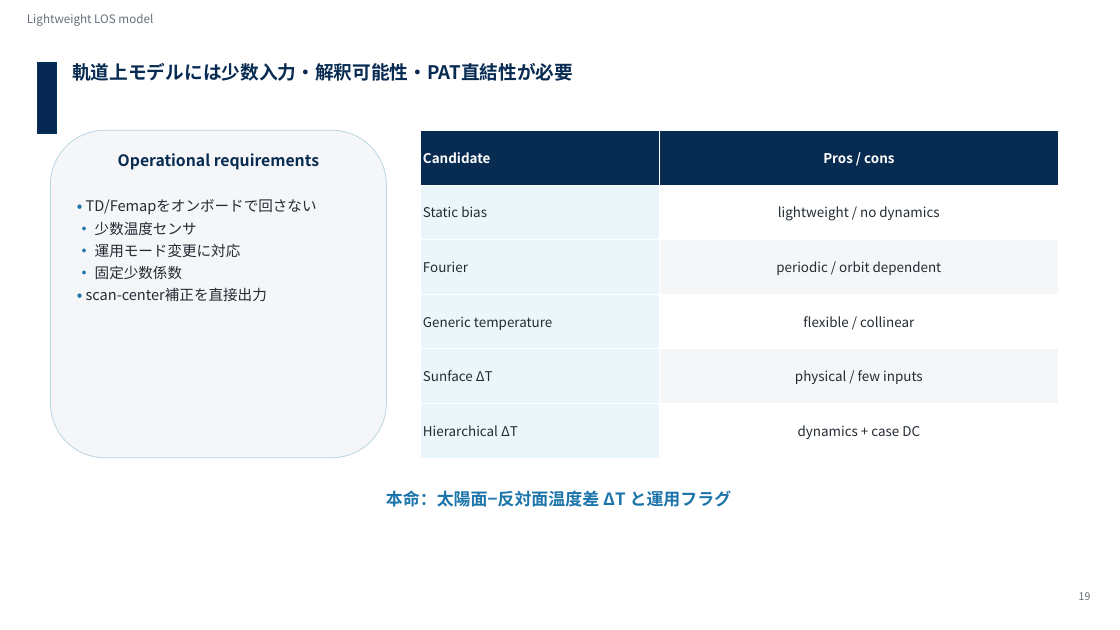
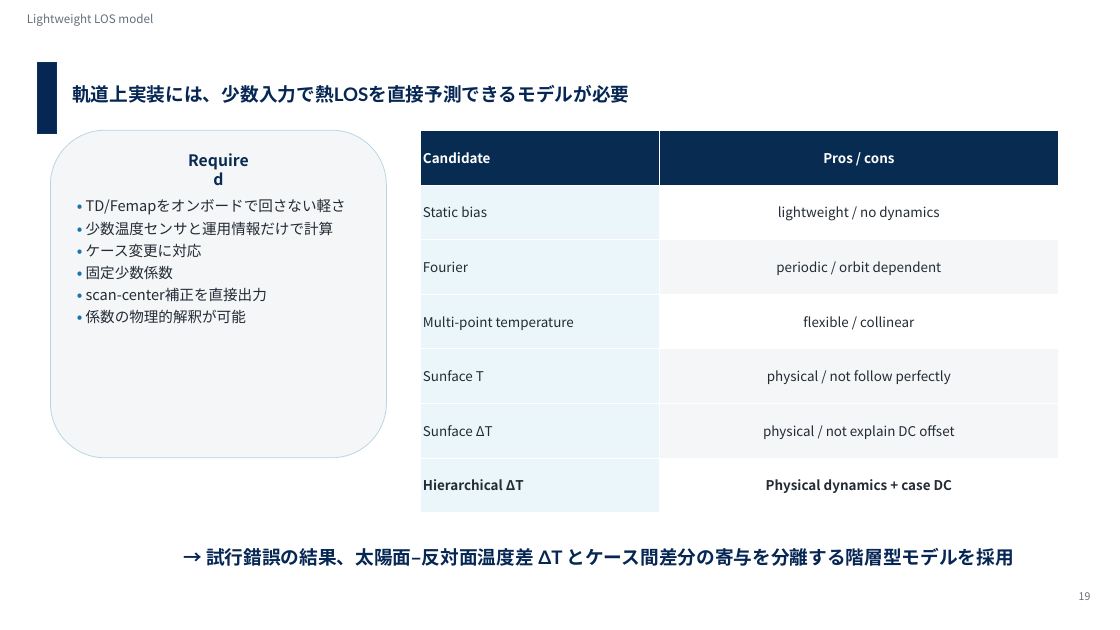
Before and after one commit to Hideki-1029/thermal-deformation-optcomm, a slide deck: slide 17 of papers/seminar/20260721_optcommrg_takamoto_v3_issl.pptx (slide 19 before the commit). Drawn at 1120x630 pixels with LibreOffice and Linux fonts; fonts in the diff are those of the drawing; background and template pictures are left out. Boxes give left, top, right and bottom in pixels: in the first picture for what was removed or moved away, otherwise in the second. Text is boxed around its words. In the diff, an @@ line names an element or a change of style, - is before the commit and + after.

```diff
--- a/papers/seminar/20260721_optcommrg_takamoto_v3_issl.pptx
+++ b/papers/seminar/20260721_optcommrg_takamoto_v3_issl.pptx
@@ text at box(72, 85, 629, 103): text changed; font Noto Sans CJK JP to Lato; text colour #082B52 to #062654 @@
-軌道上モデルには少数入力・解釈可能性・PAT直結性が必要
+軌道上実装には、少数入力で熱LOSを直接予測できるモデルが必要
@@ table at box(420, 130, 1059, 513) @@
-row 4: Generic temperature | flexible / collinear
-row 5: Sunface ΔT | physical / few inputs
-row 6: Hierarchical ΔT | dynamics + case DC
+row 4: Multi-point temperature | flexible / collinear
+row 5: Sunface T | physical / not follow perfectly
+row 6: Sunface ΔT | physical / not explain DC offset
+row 7: Hierarchical ΔT | Physical dynamics + case DC
@@ text at box(118, 153, 319, 170): text changed @@
-Operational requirements
+Required
@@ text at box(86, 198, 346, 257): text changed @@
-• TD/Femapをオンボードで回さない
-• 少数温度センサ
-• 運用モード変更に対応
+• TD/Femapをオンボードで回さない軽さ
+• 少数温度センサと運用情報だけで計算
+• ケース変更に対応
@@ text at box(86, 310, 246, 323): paragraph added @@
+• 係数の物理的解釈が可能
@@ text at box(206, 548, 1014, 566): text changed; size 29 to 32 pt; font Noto Sans CJK JP to Lato; text colour #1B74AA to #062654 @@
-本命：太陽面−反対面温度差 ΔT と運用フラグ
+→ 試行錯誤の結果、太陽面–反対面温度差 ΔT とケース間差分の寄与を分離する階層型モデルを採用
```
Also in this commit, not shown: 12 other slides changed, 2 slides added, 3 slides removed, 1 other file.
